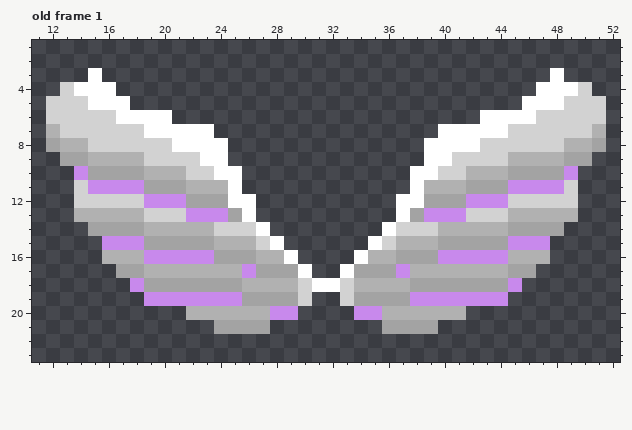
Edited in one commit: pixel-art file (Assets/Sprites/Aseprite/Wings.aseprite). Above, as it was before the edit.
64x32 pixels, 1 frame. Shown: old frame 1: x 11..52, y 1..23. The commit also changed other frames, which this record leaves out.
The same view after the edit:
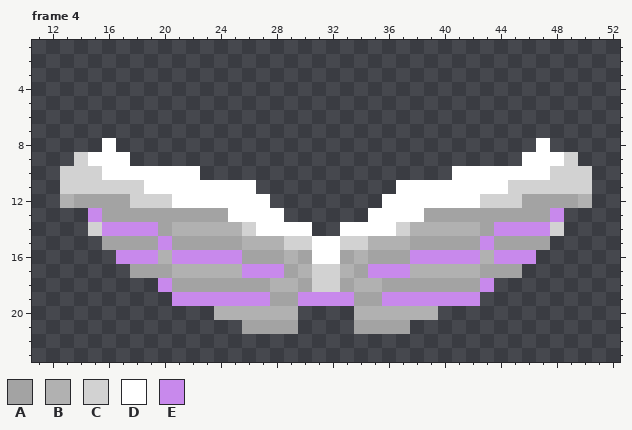
Palette (. is transparent): A #a3a3a3  B #b1b1b1  C #d2d2d2  D #ffffff  E #c889ec
A new or re-ordered frame is compared with the old frame closest to it.
Changes in this commit:
frames 1 -> 5
Changed rows in their new state; - is an unchanged pixel.
Frame 4 is new; against old frame 1, layer "Layer 2":
first column x 12:
 3 ---.--------------------------------.---
 4 -....------------------------------....-
 5 ......----------------------------......
 6 .........----------------------.........
 7 ............----------------............
 8 ....D........--------------........D....
 9 -.CDDD.......--------------.......DDDC.-
10 -CCCDDDDDDD...------------...DDDDDDDCCC-
11 -C-CCCCDDDDDD-D----------D-DDDDDDCCCC-C-
12 -BAAAA-CCDDDD--D--------D--DDDDCC-AAAAB-
13 --.EAAAAAAAAAD-DD------DD-DAAAAAAAAAE.--
14 ---CEEEEA---BB--DDD--DDD--BB---AEEEEC---
15 ----AAA-E---AA-BBCCDDCCBB-AA---E-AAA----
16 ----.EE-B---EE-AABADDABAA-EE---B-EE.----
17 -----.-AA------EE-BCCB-EE------AA-.-----
18 ------..E-----AA--ACCA--AA-----E..------
19 -------..-----EE--EEEE--EE-----..-------
20 ----------..----BB----BB----..----------
21 ------------..--AA----AA--..------------
Changed places in both pictures, as pixel boxes (x1, y1, x2, y2):
changed: (46, 68, 606, 334)
